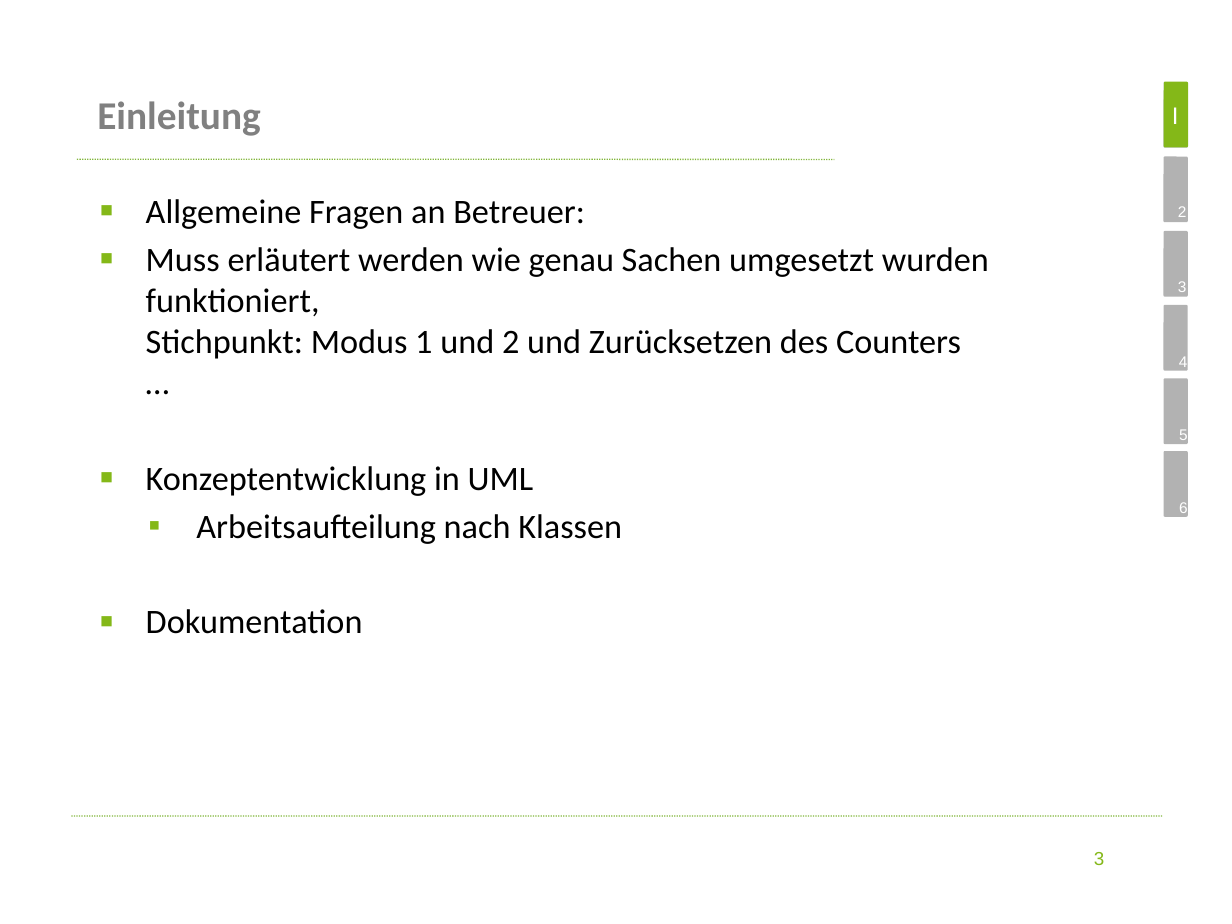
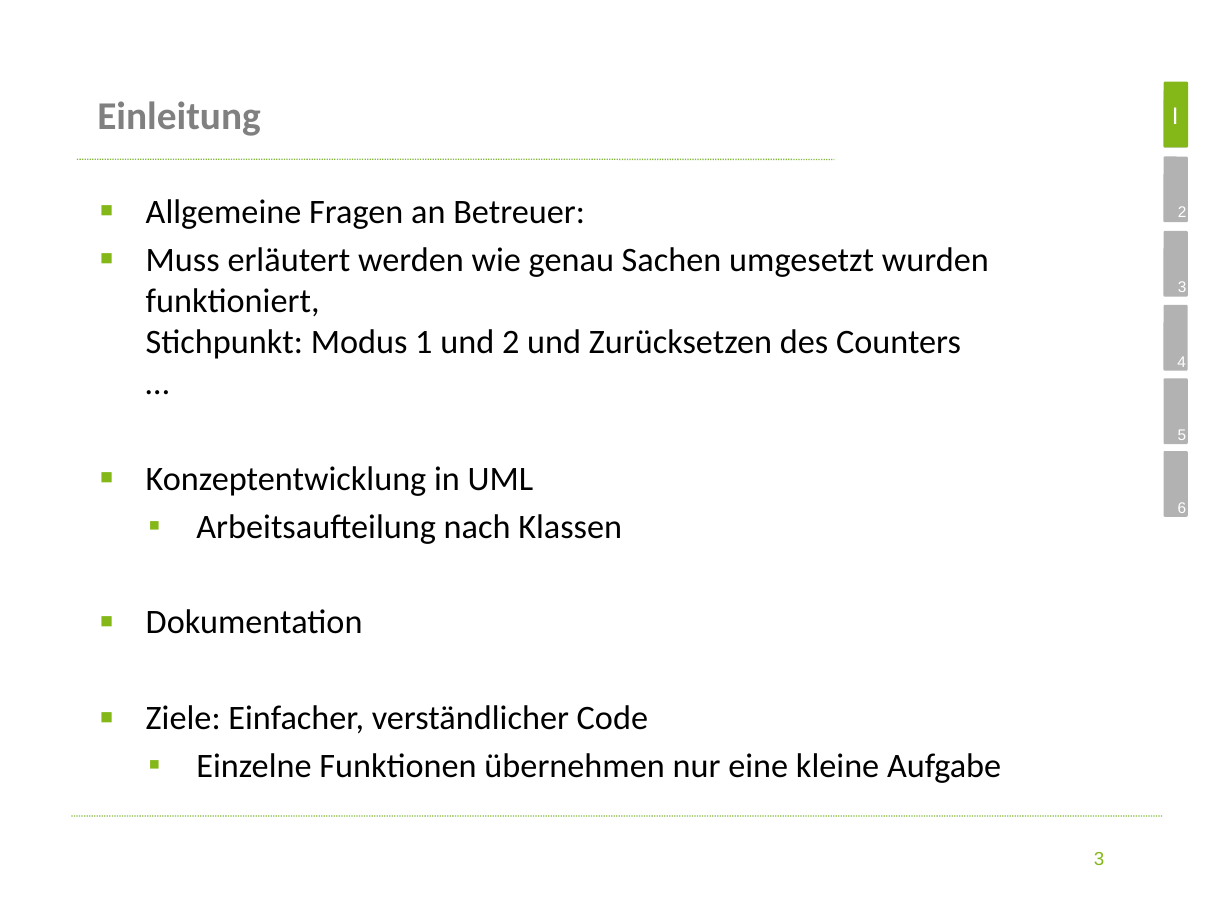
Before and after one commit to koeni90/elevatorUML, a slide deck: slide 3 of Präsentation.pptx. Drawn at 1232x924 pixels with LibreOffice and Linux fonts; fonts in the diff are those of the drawing; background and template pictures are left out. Boxes give left, top, right and bottom in pixels: in the first picture for what was removed or moved away, otherwise in the second. Text is boxed around its words. In the diff, an @@ line names an element or a change of style, - is before the commit and + after.

```diff
--- a/Präsentation.pptx
+++ b/Präsentation.pptx
@@ text "5" rewrapped from (x1=1179, y1=429, x2=1188, y2=444) to (x1=1178, y1=429, x2=1187, y2=440) @@
@@ text at (x1=146, y1=705, x2=1001, y2=783): paragraphs added @@
+▪ Ziele: Einfacher, verständlicher Code
+  ▪ Einzelne Funktionen übernehmen nur eine kleine Aufgabe
```
Also in this commit, not shown: 12 other slides changed, 6 slides added, 4 slides removed, 2 other files.
